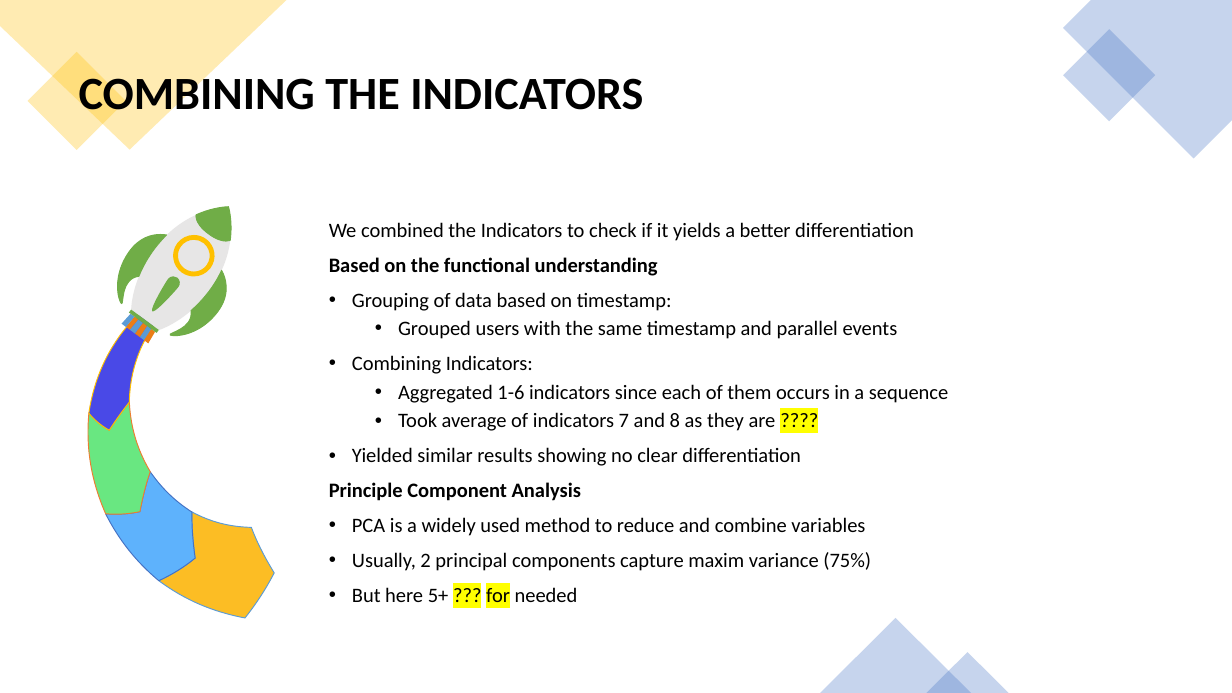
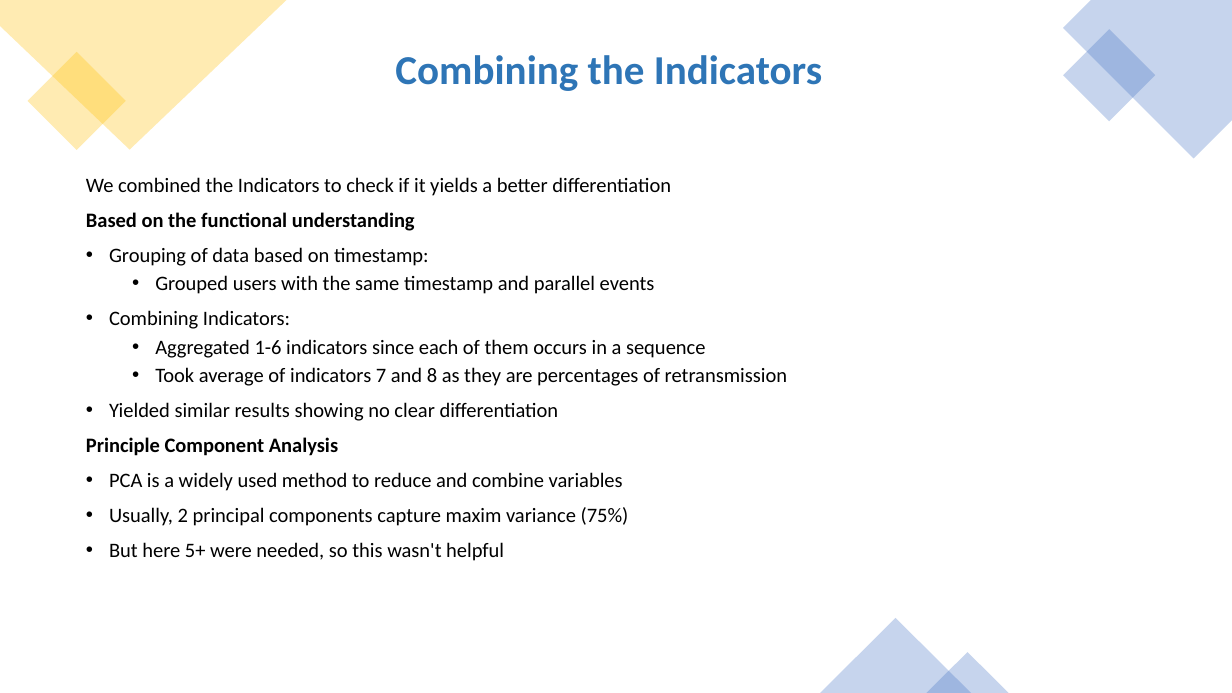
Before and after one commit to ITU-AI-ML-in-5G-Challenge/Team-DataRangers-home-network-users-experience-classification, a slide deck: slide 9 of 5gChallenge_DataRangers.pptx. Drawn at 1232x693 pixels with LibreOffice and Linux fonts; fonts in the diff are those of the drawing. Boxes give left, top, right and bottom in pixels: in the first picture for what was removed or moved away, otherwise in the second. Text is boxed around its words. In the diff, an @@ line names an element or a change of style, - is before the commit and + after.

```diff
--- a/5gChallenge_DataRangers.pptx
+++ b/5gChallenge_DataRangers.pptx
@@ text at <box>395,55,822,91</box>: text changed; size 36 to 32 pt; text colour #000000 to #2E75B6 @@
-COMBINING THE INDICATORS
+Combining the Indicators
@@ text "We combined the Indicators to ...": place and size @@
-text "We combined the Indicators to ..." at <box>329,222,948,602</box>
+text "We combined the Indicators to ..." at <box>86,177,787,561</box>
@@ group removed at <box>112,207,233,344</box>: 16 freeform shapes @@
@@ freeform shape removed at <box>89,299,165,431</box> @@
@@ text at <box>155,367,787,386</box>: text changed @@
-  • Took average of indicators 7 and 8 as they are ????
+  • Took average of indicators 7 and 8 as they are percentages of retransmission
@@ freeform shape removed at <box>86,402,151,514</box> @@
@@ freeform shape removed at <box>115,426,115,427</box> @@
@@ freeform shape removed at <box>115,427,115,427</box> @@
@@ freeform shape removed at <box>105,471,195,580</box> @@
@@ freeform shape removed at <box>159,512,274,618</box> @@
@@ text at <box>109,542,504,561</box>: text changed @@
-• But here 5+ ??? for needed
+• But here 5+ were needed, so this wasn't helpful
```
Also in this commit, not shown: 13 other slides changed, 1 slide added, 1 slide removed.
